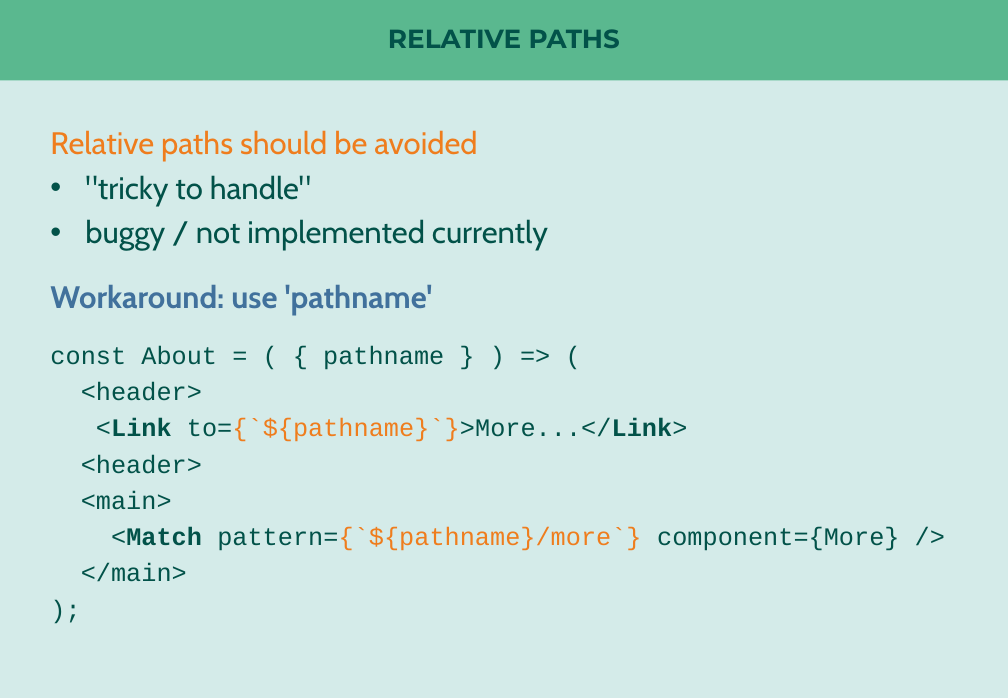
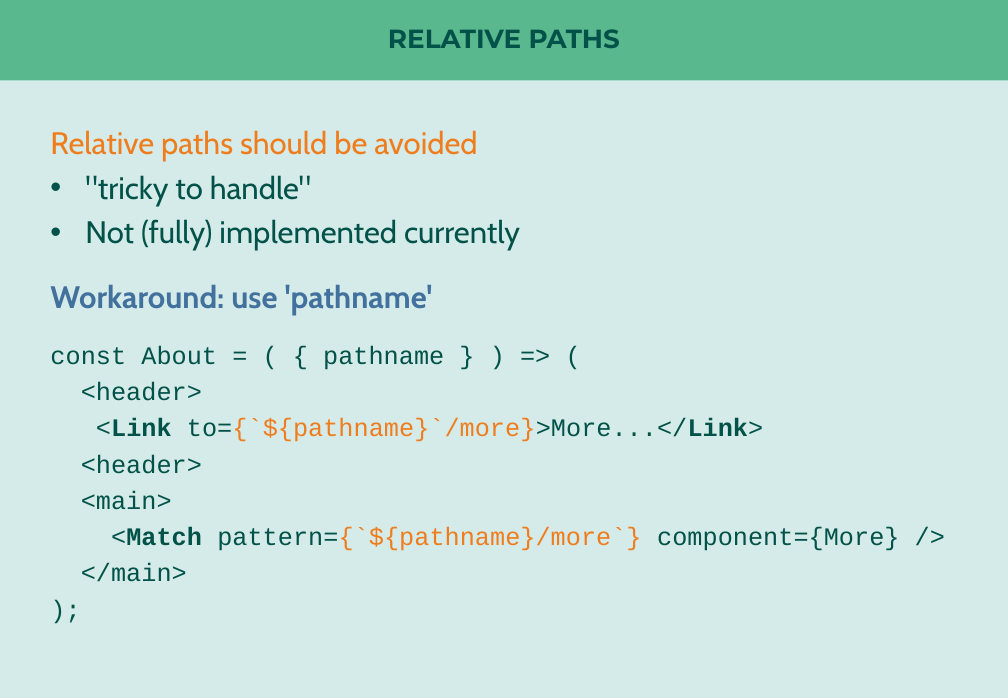
Before and after one commit to nilshartmann/react-rr4-example, a slide deck: slide 28 of react-router-meetup.pptx (slide 22 before the commit). Drawn at 1008x698 pixels with LibreOffice and Linux fonts; fonts in the diff are those of the drawing. Boxes give left, top, right and bottom in pixels: in the first picture for what was removed or moved away, otherwise in the second. Text is boxed around its words. In the diff, an @@ line names an element or a change of style, - is before the commit and + after.

```diff
--- a/react-router-meetup.pptx
+++ b/react-router-meetup.pptx
@@ text at bbox=[85, 219, 520, 251]: text changed @@
-• buggy / not implemented currently
+• Not (fully) implemented currently
@@ text at bbox=[96, 418, 763, 442]: text changed @@
-<Link to={`${pathname}`}>More...</Link>
+<Link to={`${pathname}`/more}>More...</Link>
```
Also in this commit, not shown: 5 other slides changed, 7 slides added, 1 slide removed.
